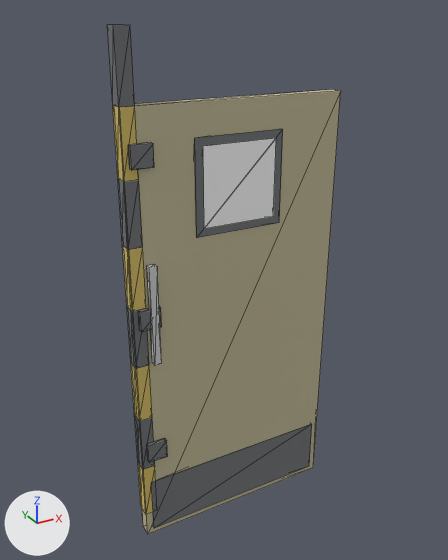
The glTF model models/kit/habBulkhead_steel_door.glb as it was, and as the next commit left it.
Both versions are drawn from a camera (50 mm lens) standing at (-1.12, -1.95, 2.09) and looking at (-0.02, 0.05, 1.09). The axes (+X, +Y, +Z) are drawn at lower left. The lights are the same throughout. The first picture is the older version. Mesh edges are drawn as thin lines. Vertices at exactly the same position are counted once.

In view in the first picture: 'habBulkhead_steel_door'.
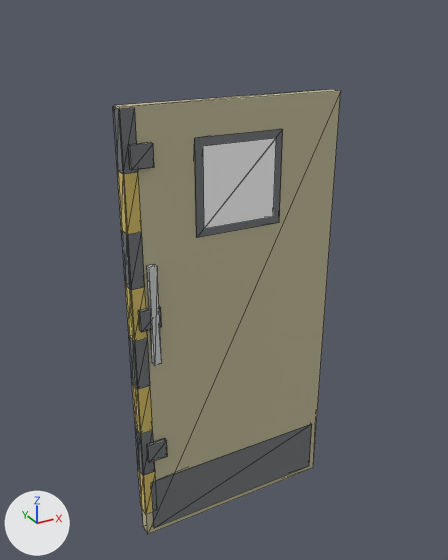
Changed parts and their boxes (x1, y1, x2, y2) in the pictures (448 x 560 px; the box of a moved part takes in the faces that stretch with it):
'habBulkhead_steel_door', reshaped (13% shorter): before (107, 25, 341, 534); after (113, 89, 341, 534)
part 1 of me_base, moved or reshaped: before (107, 25, 156, 515); after (113, 107, 156, 515)

The change in detail:
me_base is used by ob_habbulkhead_steel_door; location (0.0, 0.0, 0.0).
me_base had 132 vertices, 240 faces and spanned x -0.44..0.44, y -0.06..0.06, z 0.0..2.04.
me_base now has 132 vertices, 240 faces and spans x -0.44..0.44, y -0.06..0.06, z 0.0..1.8.
me_base part 1: the loose piece of 36 vertices spanning x -0.44..-0.39, y -0.03..0.03, z 0.12..2.04 is scaled about its middle by (1, 1, 0.872), then moved by (0.0, 0.0, -0.12).
